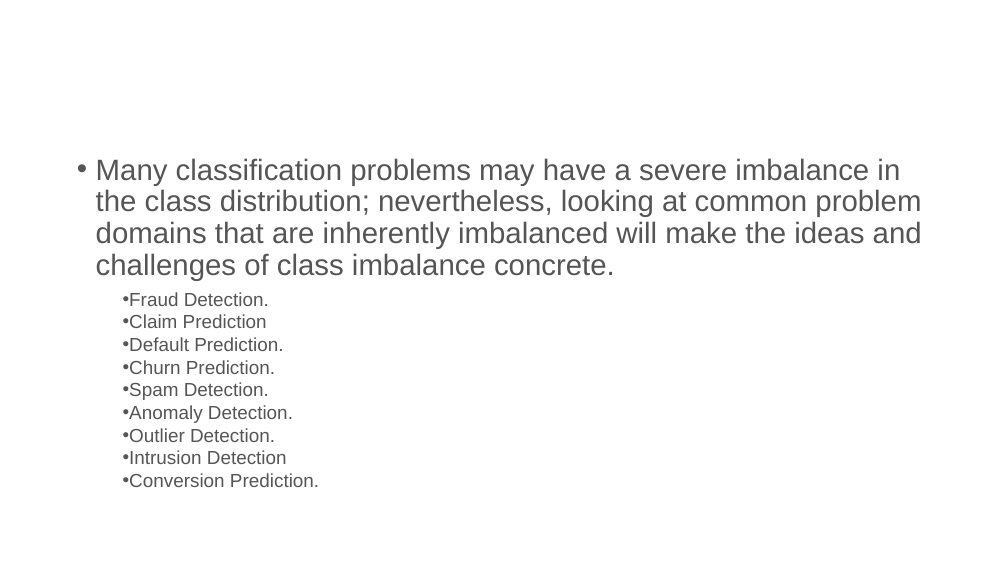
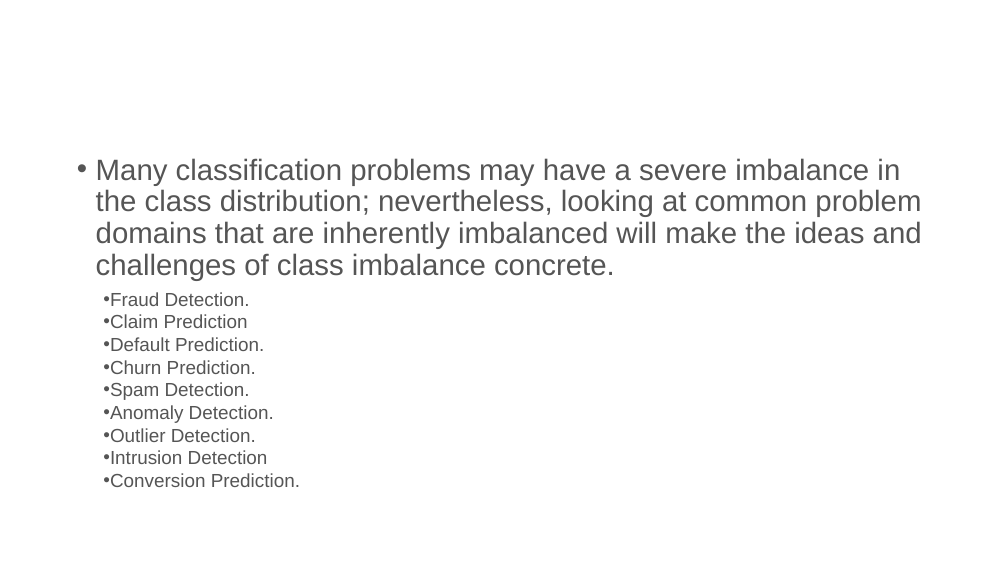
Before and after one commit to fbrowther/Detecting-Fraudulent-Credit-Card-Transactions-Using-Machine-Learning, a slide deck: slide 2 of PPT.pptx. Drawn at 1008x567 pixels with LibreOffice and Linux fonts; fonts in the diff are those of the drawing. Boxes give left, top, right and bottom in pixels: in the first picture for what was removed or moved away, otherwise in the second. Text is boxed around its words. In the diff, an @@ line names an element or a change of style, - is before the commit and + after.

```diff
--- a/PPT.pptx
+++ b/PPT.pptx
@@ text "Fraud Detection.": place and size @@
-text "Fraud Detection." at box(123, 292, 319, 487)
+text "Fraud Detection." at box(103, 292, 300, 487)
```
Also in this commit, not shown: 4 slides added, 39 other files.
